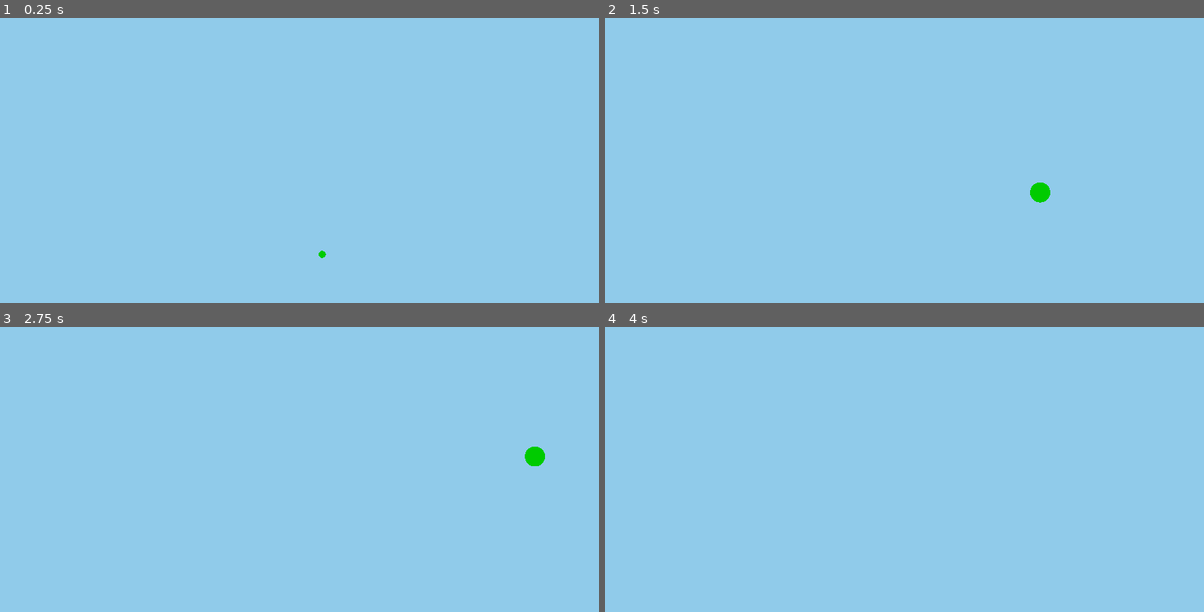
Above: before the commit, frames 1-4 (two rows, left to right).
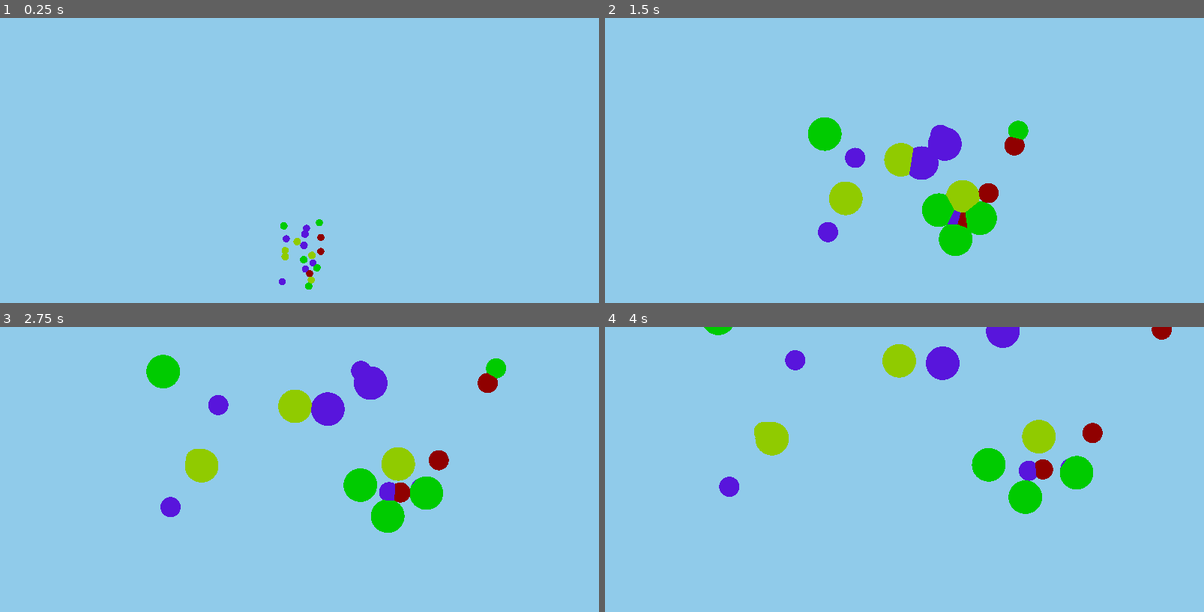
Above: after the commit, the same moments.

Repository: cumulet/popple
Game: Godot game, scene res://src/scenes/main.tscn
The game is run twice, just before and just after one commit, with the same random seed, the same clock (stepped at 60 frames per second) and the same inputs.
Inputs (mouse positions are in pixels of both pictures, inside the frame that each line leads up to):
- Up to frame 1 (0.25 s): no input
- Up to frame 2 (1.5 s): move the mouse to (1036, 169) at 0.52 s; move the mouse to (784, 203) at 1.27 s
- Up to frame 3 (2.75 s): move the mouse to (359, 421) at 2.02 s
- Up to frame 4 (4 s): move the mouse to (874, 560) at 2.77 s; move the mouse to (1084, 546) at 3.52 s

The runs differ from the first frame. In frame 1, 0.5% of the frame differs, in the area x 46-55%, y 70-96%; in frame 2, 5.6%; in frame 3, 6.2%, in the area x 24-91%, y 9-73%; in frame 4, 5.1%.

Commit message:
merge conflict

Diff:
--- a/src/entities/bubble/bubble.gd
+++ b/src/entities/bubble/bubble.gd
@@ -1,5 +1,7 @@
 class_name Bubble
 extends RigidBody3D
+
+signal popped
 
 const color_bubble_dictionary: = {
 	"Yellow": Color.YELLOW,
@@ -59,6 +61,8 @@
 
 func _on_trigger_area_3d_mouse_entered() -> void:
 	hover(0.1)
+	popped.emit()
+
 
 func _on_trigger_area_3d_mouse_exited() -> void:
 	hover(-0.1)
--- a/src/scenes/main.tscn
+++ b/src/scenes/main.tscn
@@ -24,6 +24,6 @@
 script = ExtResource("1_pxkc1")
 spawnPosition = NodePath("spawnPosition")
 spawnAtStart = true
-amountAtStart = 1
+amountAtStart = 20
 
 [node name="spawnPosition" type="Node3D" parent="bubbleSpawner"]
